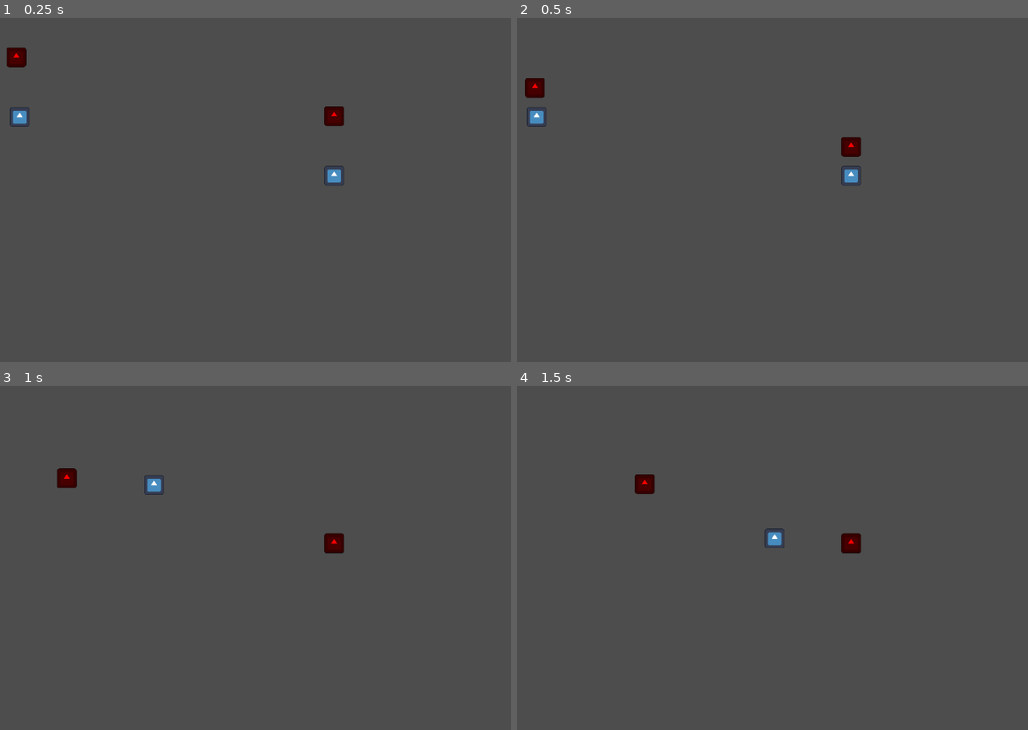
Above: before the commit, frames 1-4 (two rows, left to right).
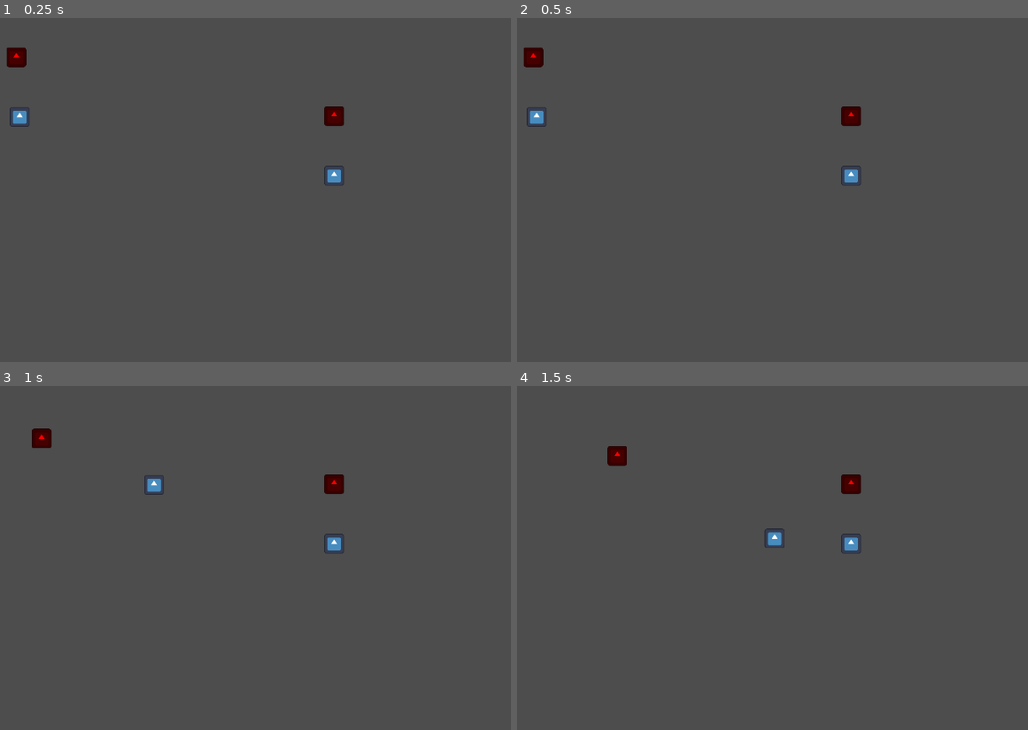
Above: after the commit, the same moments.

Repository: NIK-Pro-coder/coop-roguelike-reborn
Game: Godot game, scene res://main.tscn
Two runs of this game, one before a commit and one after it. Both use one fixed random seed, a clock stepped at 60 frames per second and the inputs below. The engine's default icon, where the game draws it, is replaced by a stand-in: a white triangle on a blue panel in a dark square.
Inputs (mouse positions are in pixels of both pictures, inside the frame that each line leads up to):
- Up to frame 1 (0.25 s): no input
- Up to frame 2 (0.5 s): no input
- Up to frame 3 (1 s): tap Enter at 0.5 s; move the mouse to (510, 513) at 0.52 s; hold D (right) from 0.53 s (still down); hold Right mouse button (roll) from 0.53 s (still down); click (510, 513) at 0.67 s
- Up to frame 4 (1.5 s): move the mouse to (731, 551) at 1.27 s; release D (right) at 1.28 s; release Right mouse button (roll) at 1.28 s; hold S (down) from 1.28 s (still down); right-click (731, 551) at 1.35 s

Frame 1 is identical in both runs. In frame 2, 0.9% of the frame differs, in the area x 1-68%, y 8-41%; in frame 3, 0.9%; in frame 4, 0.9%.

Commit message:
Added basic attack state + Moved targeting to Enemy class + Changed state transition logic

Diff:
--- a/Enemies/BaseEnemy/base_enemy.gd
+++ b/Enemies/BaseEnemy/base_enemy.gd
@@ -1,7 +1,25 @@
 extends CharacterBody2D
 class_name Enemy
 
-var speed: float = 200.0
+var target: Player
+var retarget: float = .25
+
+func grab_target() -> void:
+  var dist: float = -1.0
+
+  for i in get_tree().get_nodes_in_group("player"):
+    var d: float = (i as Player).global_position.distance_squared_to(global_position)
+
+    if d < dist or dist < 0.0:
+      dist = d
+      target = i
+
+  retarget = .25
+
+func _process(delta: float) -> void:
+  retarget -= delta
+  if retarget <= 0.0:
+    grab_target()
 
 func _physics_process(_delta: float) -> void:
   move_and_slide()
--- a/Enemies/BaseEnemy/base_enemy.tscn
+++ b/Enemies/BaseEnemy/base_enemy.tscn
@@ -4,6 +4,7 @@
 [ext_resource type="Script" uid="uid://bdmjqu23lmdh" path="res://Enemies/BaseEnemy/base_enemy.gd" id="1_i5m5u"]
 [ext_resource type="Script" uid="uid://dqi86iea56asx" path="res://StateMachine/state_machine.gd" id="2_wg550"]
 [ext_resource type="Script" uid="uid://bm35bt0prpugp" path="res://StateMachine/States/follow_state.gd" id="4_jsne5"]
+[ext_resource type="Script" uid="uid://dve227ngbfwp4" path="res://StateMachine/States/attack_state.gd" id="5_8kltk"]
 
 [sub_resource type="RectangleShape2D" id="RectangleShape2D_wg550"]
 size = Vector2(32, 32)
@@ -30,3 +31,7 @@
 [node name="Follow" type="Node" parent="StateMachine" unique_id=1359509179]
 script = ExtResource("4_jsne5")
 metadata/_custom_type_script = "uid://bm35bt0prpugp"
+
+[node name="Attack" type="Node" parent="StateMachine" unique_id=1019162841]
+script = ExtResource("5_8kltk")
+metadata/_custom_type_script = "uid://dve227ngbfwp4"
--- /dev/null
+++ b/StateMachine/States/attack_state.gd
@@ -0,0 +1,18 @@
+extends State
+class_name AttackState
+
+@export var max_dist: float = 150.0
+
+var attack_cooldown: float = 1.5
+
+func update(_delta: float, enemy: Enemy) -> void:
+  var diff: Vector2 = (enemy.global_position - enemy.target.global_position)
+
+  if diff.length_squared() > max_dist * max_dist:
+    transition("follow")
+    return
+
+  attack_cooldown -= _delta
+  if attack_cooldown <= 0.0:
+    print("hi")
+    attack_cooldown = 1.5
--- a/StateMachine/States/follow_state.gd
+++ b/StateMachine/States/follow_state.gd
@@ -1,19 +1,19 @@
 extends State
 class_name FollowState
 
-var target: Player
+@export var speed: float = 200.0
+@export var target_dist: float = 100.0
 
 func enter(enemy: Enemy) -> void:
-  var dist: float = -1.0
-
-  for i in get_tree().get_nodes_in_group("player"):
-    var d: float = (i as Player).global_position.distance_squared_to(enemy.global_position)
-
-    if d < dist or dist < 0.0:
-      dist = d
-      target = i
+  enemy.grab_target()
 
 func update(delta: float, enemy: Enemy) -> void:
-  var move_dir: Vector2 = (target.global_position - enemy.global_position).normalized()
+  var diff: Vector2 = (enemy.target.global_position - enemy.global_position)
+  if diff.length_squared() <= target_dist * target_dist:
+    transition("attack")
+    enemy.velocity = Vector2()
+    return
 
-  enemy.velocity = move_dir * enemy.speed * delta * 60
+  var move_dir: Vector2 = diff.normalized()
+
+  enemy.velocity = move_dir * speed * delta * 60
--- a/StateMachine/base_state.gd
+++ b/StateMachine/base_state.gd
@@ -1,9 +1,11 @@
 extends Node
 class_name State
 
-@warning_ignore("unused_signal")
 signal transition_to(to_state: String)
 
 func enter(_enemy: Enemy) -> void: pass
 func exit(_enemy: Enemy) -> void: pass
 func update(_delta: float, _enemy: Enemy) -> void: pass
+
+func transition(new_state: String) -> void:
+  transition_to.emit(new_state)
Not shown, added: StateMachine/States/attack_state.gd.uid
